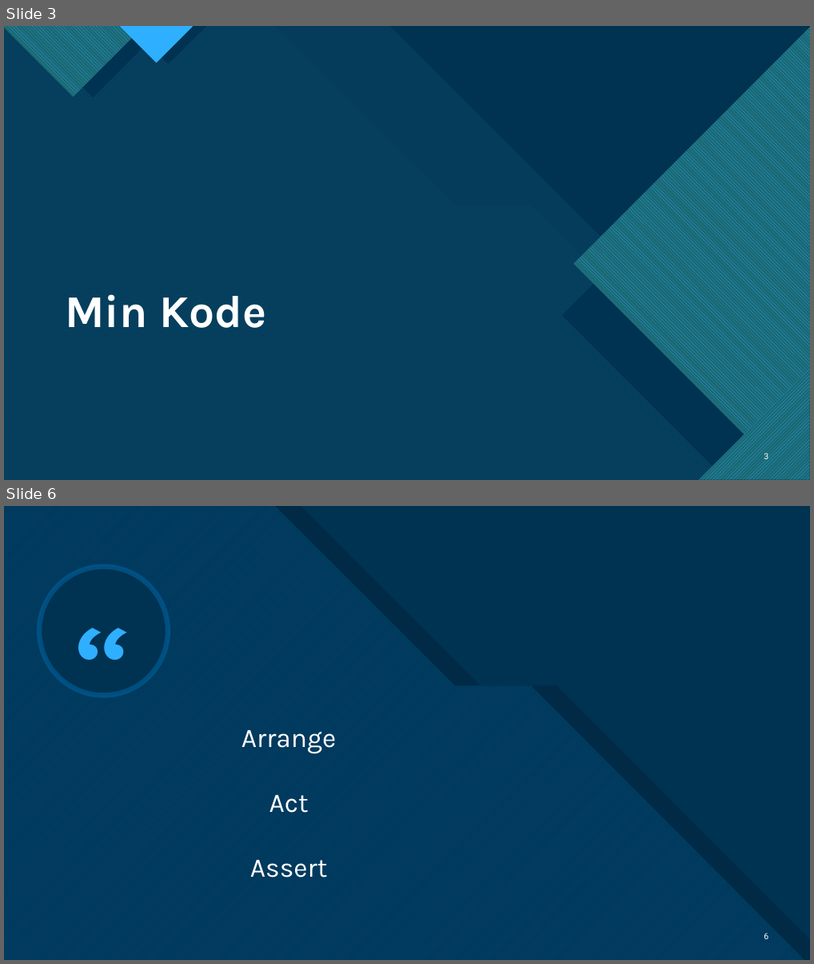
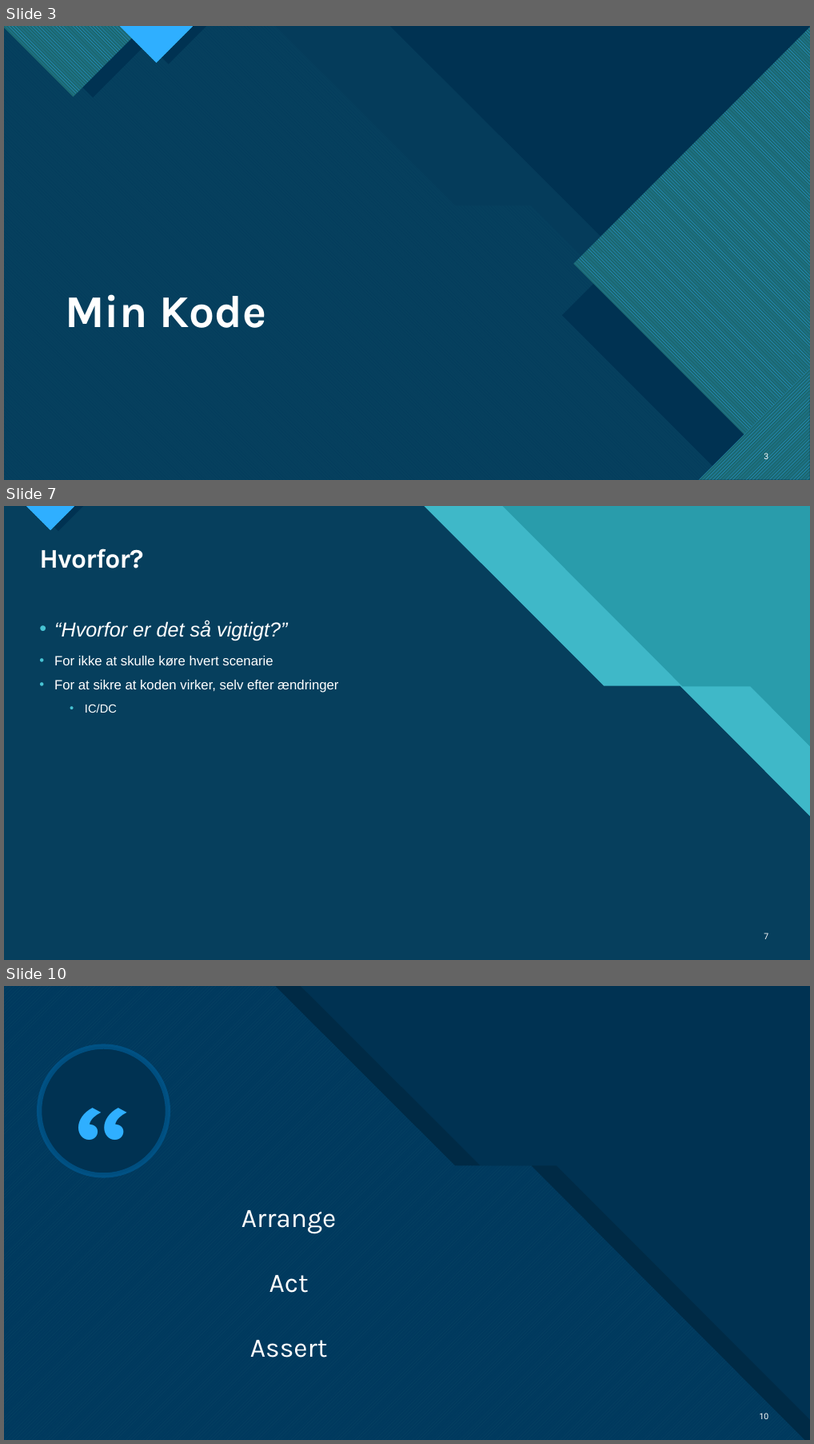
Before and after one commit to PhoenixPhoebe/Python_PDF_downloader, a slide deck: PDF Downloader.pptx. Shown one above the other, each under a label of ours: slides 3 and 6 before the commit, slides 3, 7 and 10 after it; the slides between them are not shown. The pictures are 814x964 and 814x1444 pixels, drawn with LibreOffice and Linux fonts; fonts in the diff are those of the drawing. Boxes give left, top, right and bottom in pixels: in the first picture for what was removed or moved away, otherwise in the second. Text is boxed around its words. In the diff, an @@ line names an element or a change of style, - is before the commit and + after.

```diff
--- a/PDF Downloader.pptx
+++ b/PDF Downloader.pptx
@@ slide 7 added at [4, 506, 810, 960], background #47C3D3; not listed: 11 template elements that a slide beside it also shows @@
@@ rectangle added at [4, 506, 810, 960], fill #299CAB @@
@@ rectangle added at [4, 506, 810, 960], fill #299CAB @@
@@ freeform shape added at [4, 506, 810, 960], fill #47C3D3 at 74% opacity @@
@@ title added at [39, 548, 143, 568], 32 pt, text #FFFFFF, bold @@
+Hvorfor?
@@ text added at [54, 620, 287, 641], 24 pt, text #FFFFFF, italic @@
+• “Hvorfor er det så vigtigt?”
@@ text added at [54, 656, 338, 712], 16 pt, text #FFFFFF @@
+• For ikke at skulle køre hvert scenarie
+• For at sikre at koden virker, selv efter ændringer
+  • IC/DC
@@ page number added at [764, 932, 769, 939], 10 pt, text #FFFFFF @@
+7
@@ what was slide 6 is now slide 10 @@
@@ page number at [760, 1412, 770, 1419]: text changed @@
-6
+10
```
Also in this commit, not shown: 1 slide changed, 5 other slides added, 2 slides removed.
